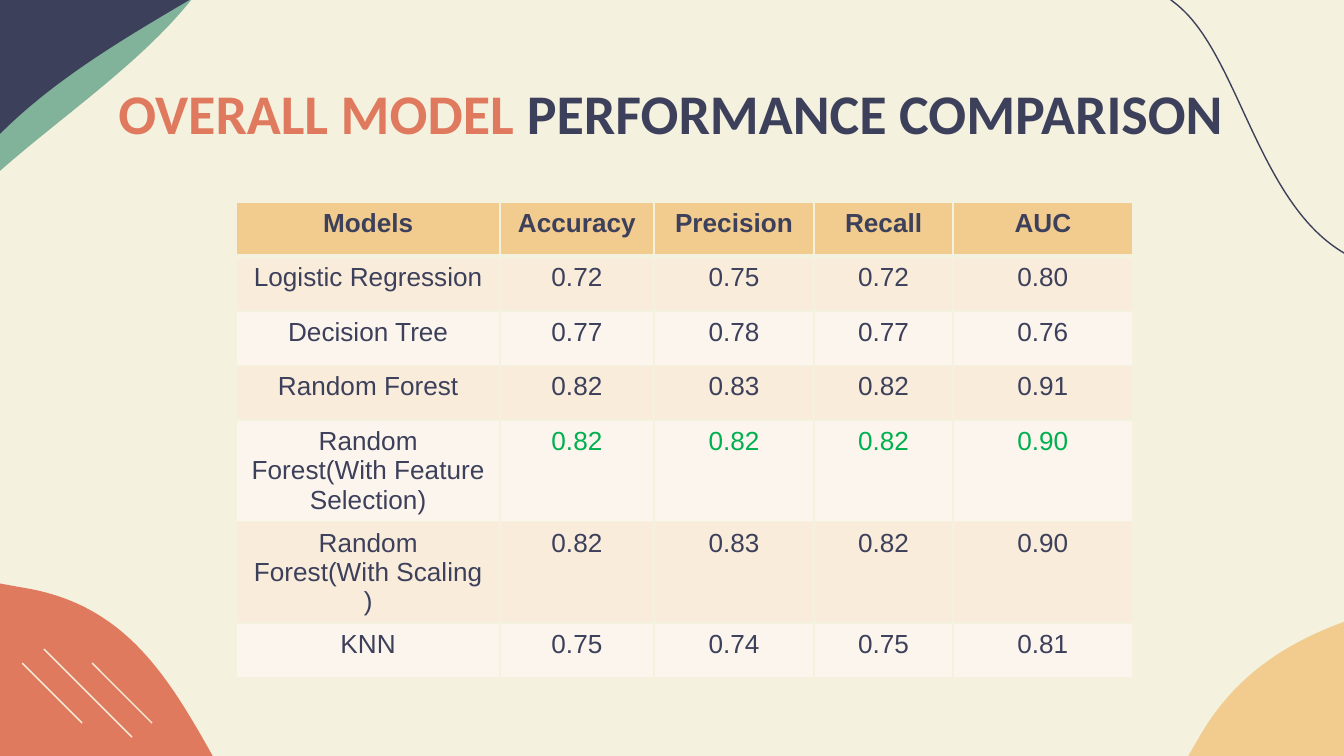
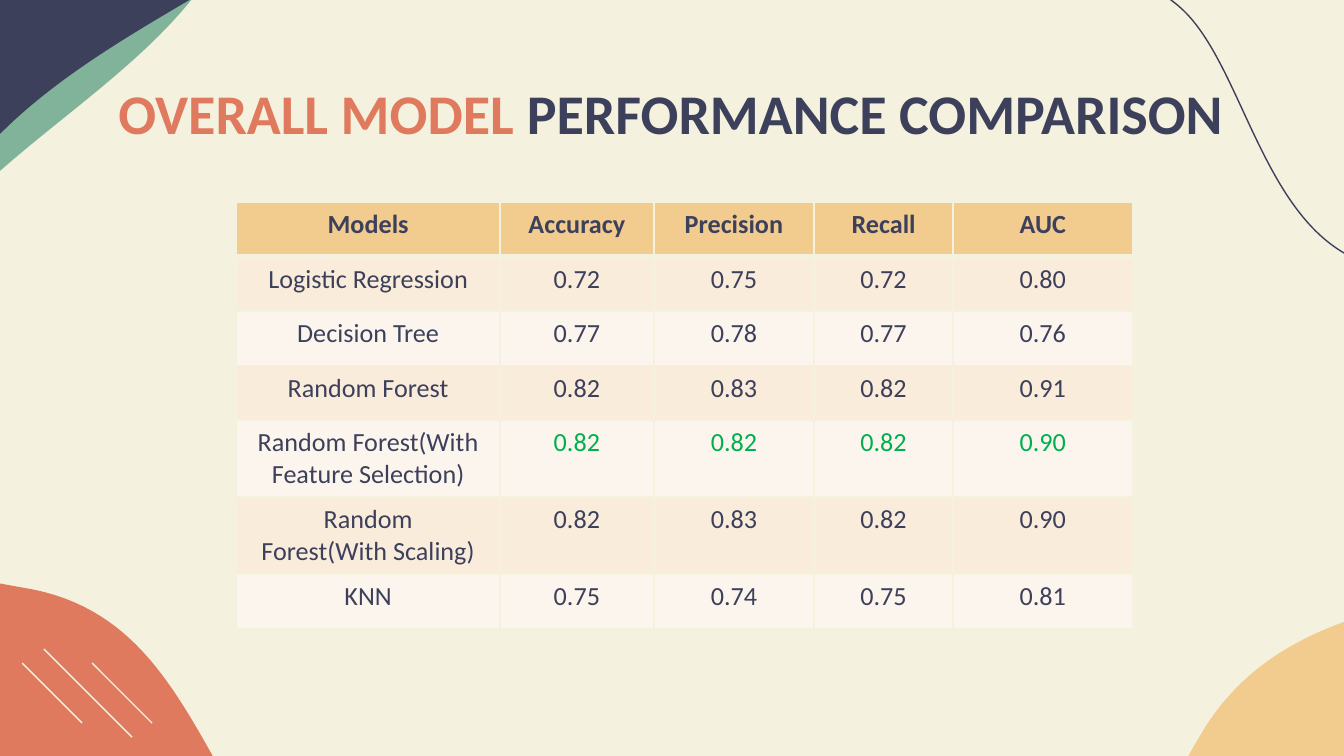
Before and after one commit to Renga1999/Data_Mining_Project_Body_Signal_due_to_smoking, a slide deck: slide 26 of Final_PPT_Team_2(Body Signal of Smoking).pptx. Drawn at 1344x756 pixels with LibreOffice and Linux fonts; fonts in the diff are those of the drawing. Boxes give left, top, right and bottom in pixels: in the first picture for what was removed or moved away, otherwise in the second. Text is boxed around its words. In the diff, an @@ line names an element or a change of style, - is before the commit and + after.

```diff
--- a/Final_PPT_Team_2(Body Signal of Smoking).pptx
+++ b/Final_PPT_Team_2(Body Signal of Smoking).pptx
@@ table at [237, 202, 1133, 626] @@
@@ font Arial to Calibri @@
```
